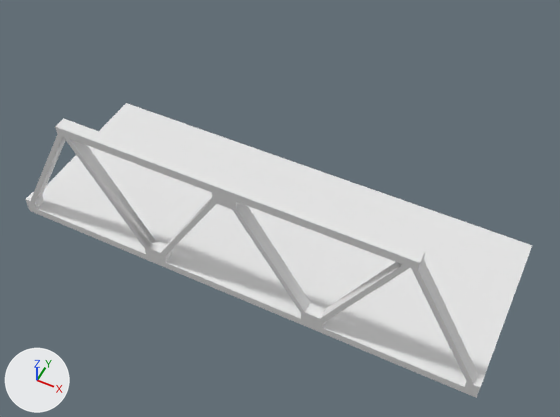
The OBJ model assets/model_obj/santa/sasa.obj as it was, and as the next commit left it.
Rendered twice from a 50 mm camera at (9.7, -15.2, 25.4) aimed at (0.6, 3.1, 2.5). The axes (+X, +Y, +Z) are drawn at lower left. The lights are the same throughout. Where no turn or scale is listed for an object, it has been applied to the vertices. Vertices at the same position are counted once.

Names of what the first picture shows: 'sasa'.
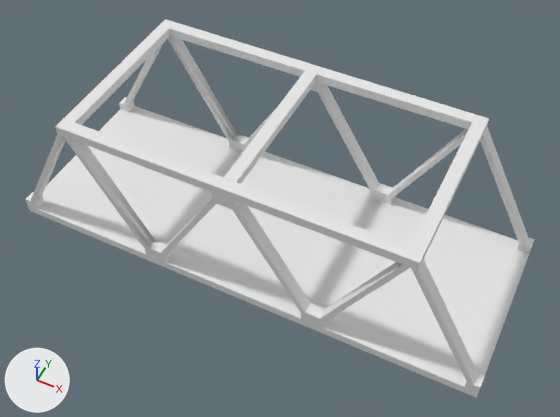
What differs and where, as boxes (x1, y1, x2, y2) in the pictures (560 x 417 px):
'sasa', reshaped (28% taller)
    before: (26, 103, 532, 398)
    after: (26, 19, 534, 398)
part 1 of me_sasa, added
    after: (224, 71, 317, 184)
part 2 of me_sasa, added
    after: (244, 105, 279, 148)
part 3 of me_sasa, added
    after: (370, 129, 468, 205)
part 4 of me_sasa, added
    after: (168, 36, 248, 152)
part 5 of me_sasa, added
    after: (123, 19, 489, 134)
part 6 of me_sasa, built on
    before: (55, 118, 425, 252)
    after: (55, 25, 534, 257)

What changed in the scene script:
```text
Change me_sasa:
    used by ob_sasa; location = (0.0, 0.0, 0.0)
    remove me_sasa.from_pydata(...)  # 100 vertices, 121 faces; spans x -10.0..10.0, y 0.0..7.5, z 0.1..6.3
    add me_sasa.from_pydata(...)  # 222 vertices, 258 faces; spans x -10.0..10.0, y 0.0..7.5, z 0.1..6.3
    me_sasa part 1: a new loose piece, a box spanning x -0.25..0.25, y 0.5..7.0, z 5.88..6.25, in mat_diffuse_black (white #e7e7e7)
    me_sasa part 2: the loose piece of 8 vertices spanning x -3.2..-0.3, y 0.0..0.5, z 0.9..5.5 is copied, and the copy is moved by (0.0, 7.0, 0.0); it spans x -3.2..-0.3, y 7.0..7.5, z 0.9..5.5
    me_sasa part 3: a new loose piece of 19 vertices spanning x 3.0..6.8, y 7.0..7.5, z 0.5..5.9, in mat_diffuse_black (white #e7e7e7)
    me_sasa part 4: a new loose piece of 16 vertices spanning x -6.8..-3.0, y 7.0..7.5, z 0.5..5.9, in mat_diffuse_black (white #e7e7e7)
    me_sasa part 5: a new loose piece of 14 vertices spanning x -9.8..7.0, y 7.0..7.5, z 0.9..6.2, in mat_diffuse_black (white #e7e7e7)
    me_sasa part 6
    3 faces are deleted
    25 vertices are added at x -10.0..10.0, y 0.5..7.5, z 0.5..6.3
    5 new vertices lie (0.5, 0.0, 0.0) away from vertices in x -10.0..-7.0, y 0.5..7.5, z 0.5..6.3
    5 new vertices lie (-0.5, 0.0, 0.0) away from vertices in x 7.0..10.0, y 0.5..7.5, z 0.5..6.3
    8 new vertices lie (0.0, 6.5, 0.0) away from vertices in x -7.0..7.0, y 0.5, z 5.9..6.3
    14 new vertices lie (0.0, 0.5, 0.0) away from vertices in x -0.5..9.8, y 7.0, z 0.9..5.9
    65 new faces join them
```
